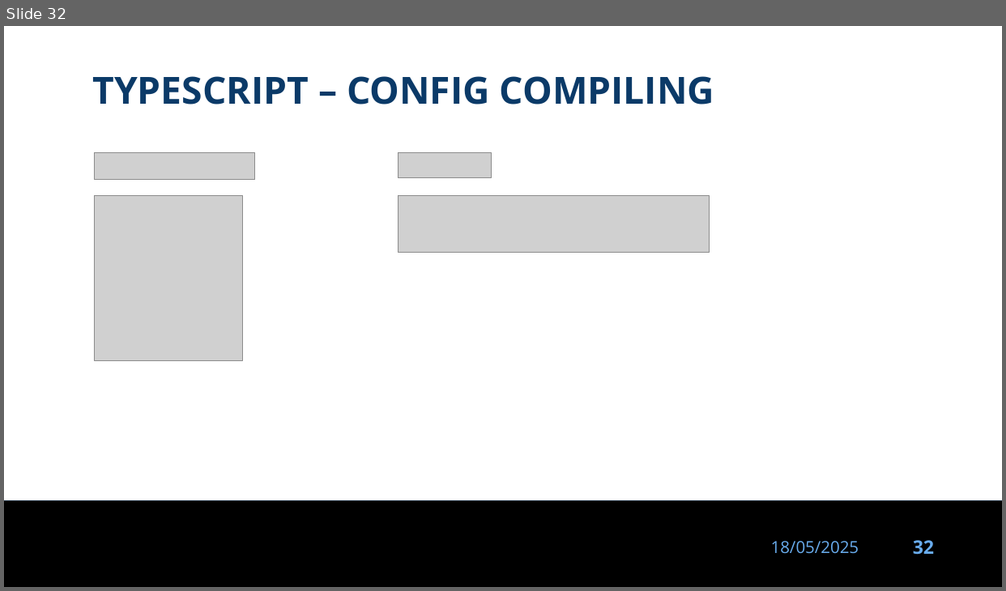
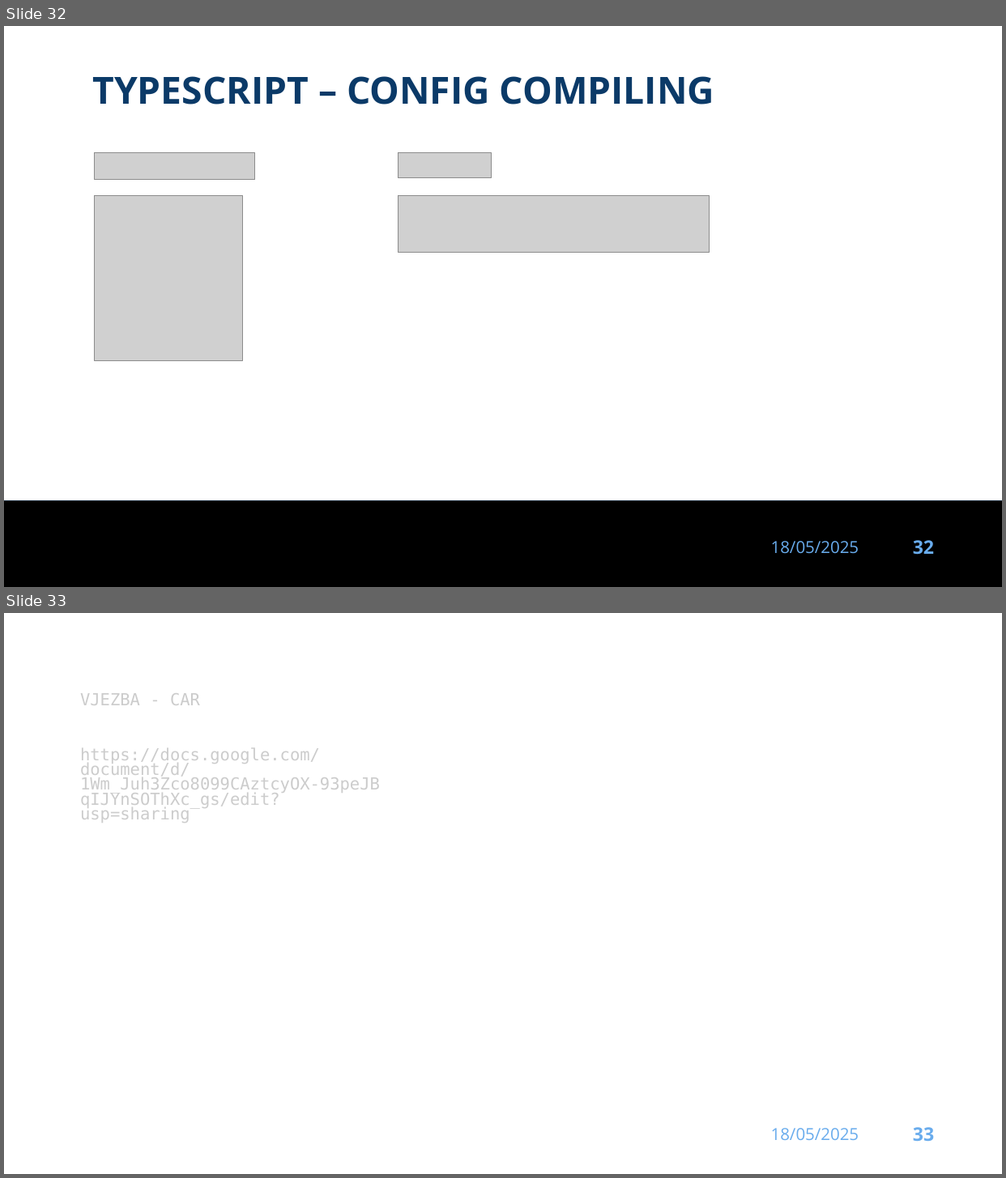
Before and after one commit to dinoDuvnjak/CTK, a slide deck: Bootcamp/typescript/typescript-uvod.pptx. Shown one above the other, each under a label of ours: slide 32 before the commit, slides 32 and 33 after it. The pictures are 1006x591 and 1006x1178 pixels, drawn with LibreOffice and Linux fonts; fonts in the diff are those of the drawing; grey boxes stand for pictures; background and template pictures are left out. Boxes give left, top, right and bottom in pixels: in the first picture for what was removed or moved away, otherwise in the second. Text is boxed around its words. In the diff, an @@ line names an element or a change of style, - is before the commit and + after.

```diff
--- a/Bootcamp/typescript/typescript-uvod.pptx
+++ b/Bootcamp/typescript/typescript-uvod.pptx
@@ slide 33 added at (4, 613, 1002, 1174), background #FFFFFF; not listed: 2 template elements that a slide beside it also shows @@
@@ title added at (74, 613, 395, 684), 32 pt, text #FFFFFF, bold @@
+VJEŽBA
@@ text added at (80, 693, 380, 823), 16 pt, text #CCCCCC @@
+VJEZBA - CAR
+https://docs.google.com/document/d/1Wm_Juh3Zco8099CAztcyOX-93peJBqIJYnSOThXc_gs/edit?usp=sharing
```
Also in this commit, not shown: 1 slide changed, 1 other slide added, 6 other files.
